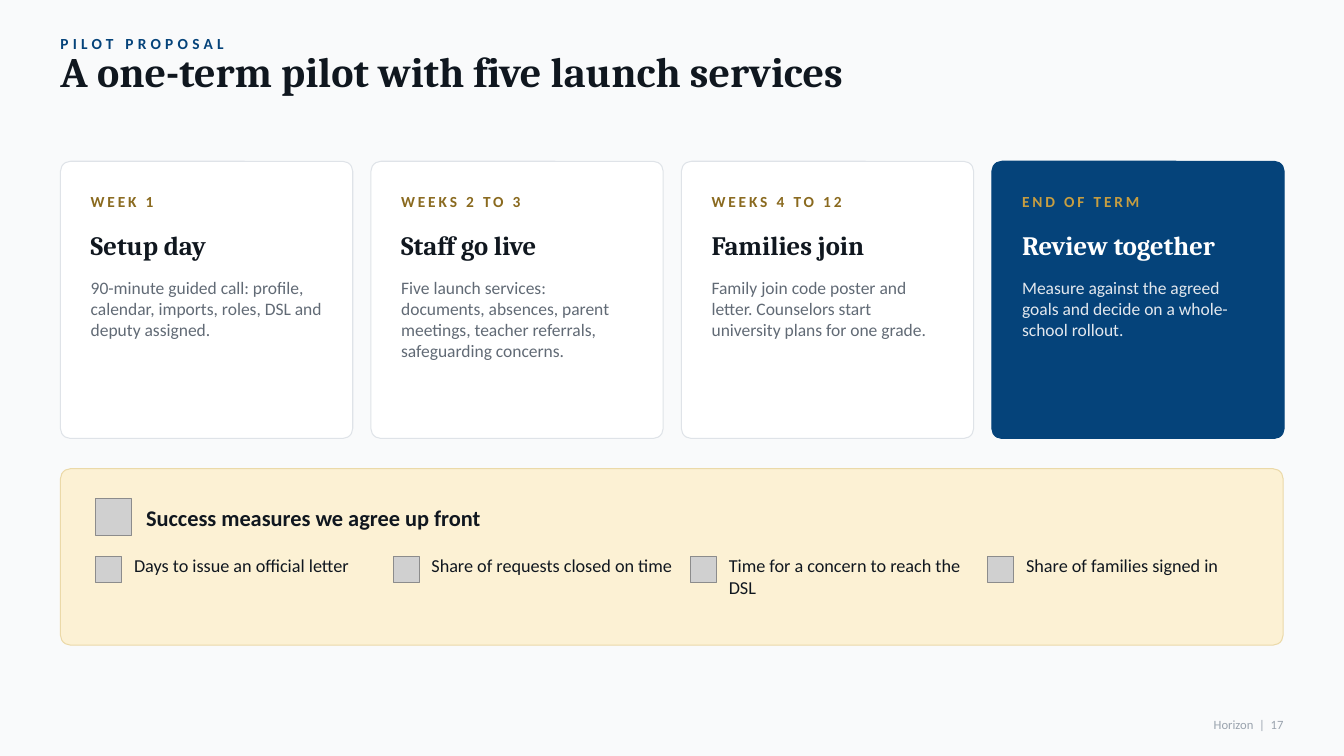
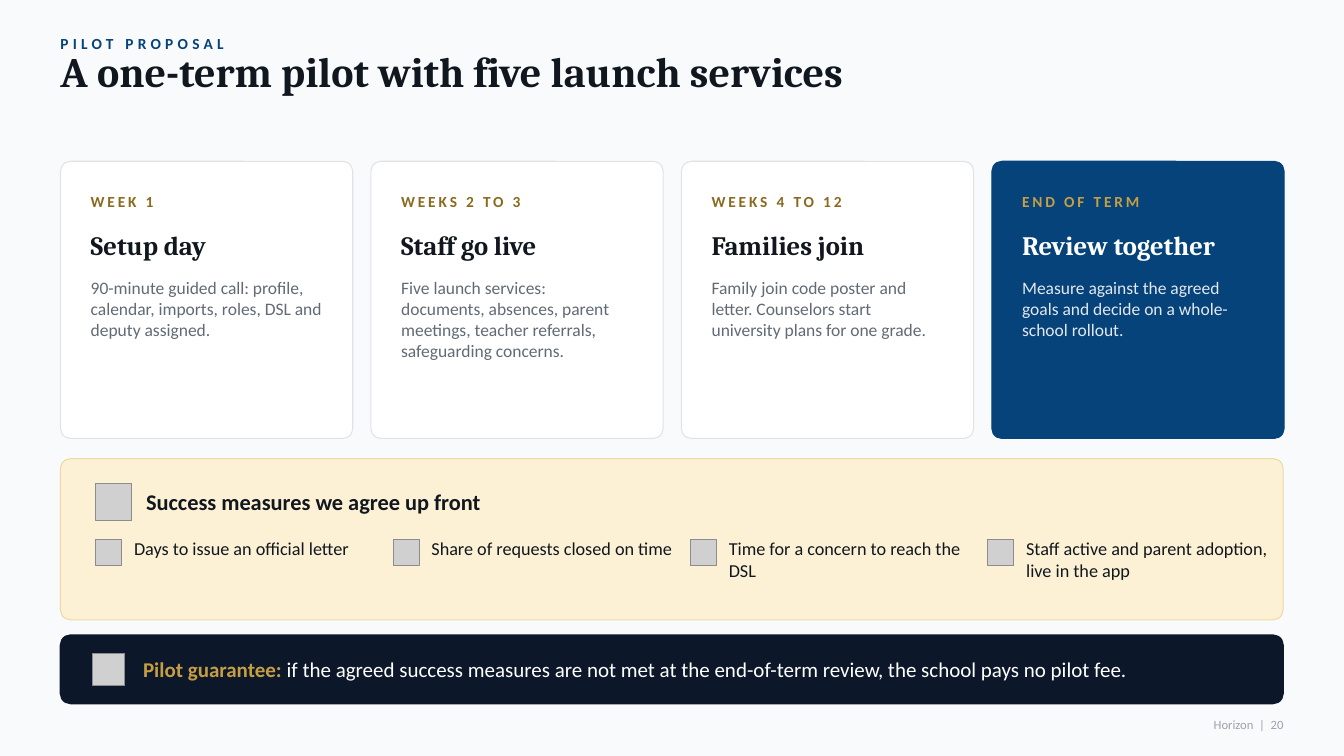
Before and after one commit to jzaky/School, a slide deck: slide 20 of docs/sales/Horizon-Pitch-Deck.pptx (slide 17 before the commit). Drawn at 1344x756 pixels with LibreOffice and Linux fonts; fonts in the diff are those of the drawing; grey boxes stand for pictures. Boxes give left, top, right and bottom in pixels: in the first picture for what was removed or moved away, otherwise in the second. Text is boxed around its words. In the diff, an @@ line names an element or a change of style, - is before the commit and + after.

```diff
--- a/docs/sales/Horizon-Pitch-Deck.pptx
+++ b/docs/sales/Horizon-Pitch-Deck.pptx
@@ rounded rectangle: place and size @@
-rounded rectangle at <box>60,469,1284,645</box>
+rounded rectangle at <box>60,459,1284,620</box>
@@ rounded rectangle at <box>60,459,1284,620</box>: proportions changed @@
@@ picture: place and size @@
-picture at <box>96,499,132,535</box>
+picture at <box>96,484,132,520</box>
@@ text "Success measures we agree up ...": place and size @@
-text "Success measures we agree up ..." at <box>146,510,480,530</box>
+text "Success measures we agree up ..." at <box>146,494,480,514</box>
@@ text "Days to issue an official ...": place and size @@
-text "Days to issue an official ..." at <box>134,559,349,575</box>
+text "Days to issue an official ..." at <box>134,542,349,558</box>
@@ text "Share of requests closed on ...": place and size @@
-text "Share of requests closed on ..." at <box>431,559,672,575</box>
+text "Share of requests closed on ..." at <box>431,542,672,558</box>
@@ text "Time for a concern to ...": place and size @@
-text "Time for a concern to ..." at <box>729,559,960,594</box>
+text "Time for a concern to ..." at <box>729,542,960,577</box>
@@ 4 pictures: place and size @@
-4 pictures at <box>96,557,1014,583</box>
+4 pictures at <box>96,539,1014,566</box>
@@ text at <box>1026,542,1267,580</box>: text changed @@
-Share of families signed in
+Staff active and parent adoption, live in the app
@@ rounded rectangle added at <box>60,635,1284,704</box>, fill #0C182A, outline #0C182A 1 pt @@
@@ picture added at <box>93,653,125,686</box> @@
@@ text added at <box>143,662,1126,681</box>, 15 pt, text #FFFFFF @@
+Pilot guarantee: if the agreed success measures are not met at the end-of-term review, the school pays no pilot fee.
@@ text at <box>1214,721,1284,729</box>: text changed @@
-Horizon | 17
+Horizon | 20
```
Also in this commit, not shown: 8 other slides changed, 3 slides added, 10 other files.
